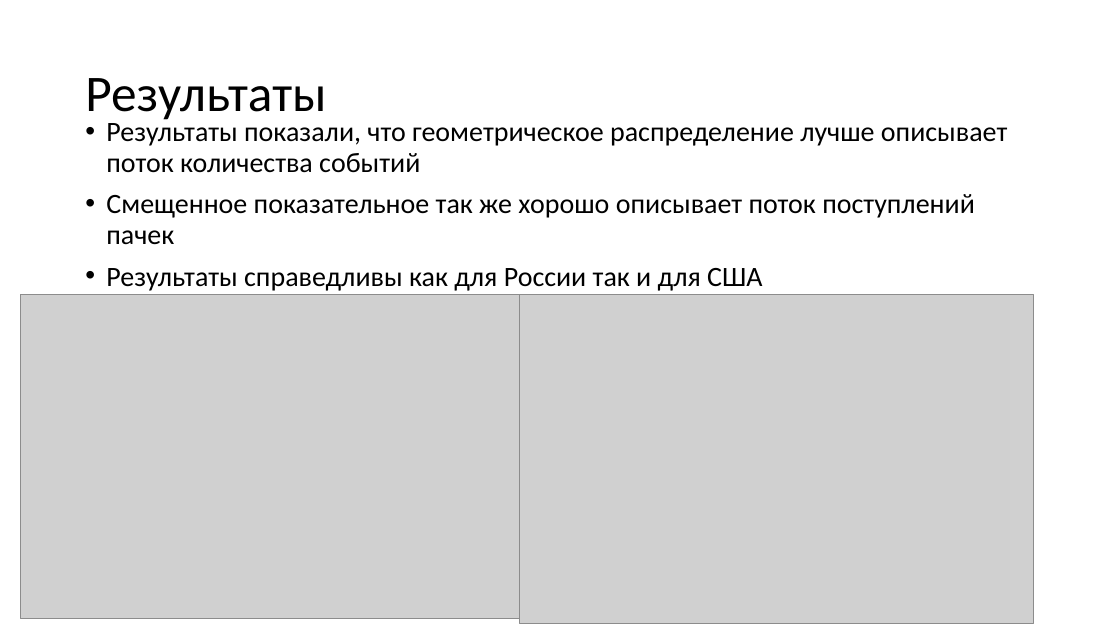
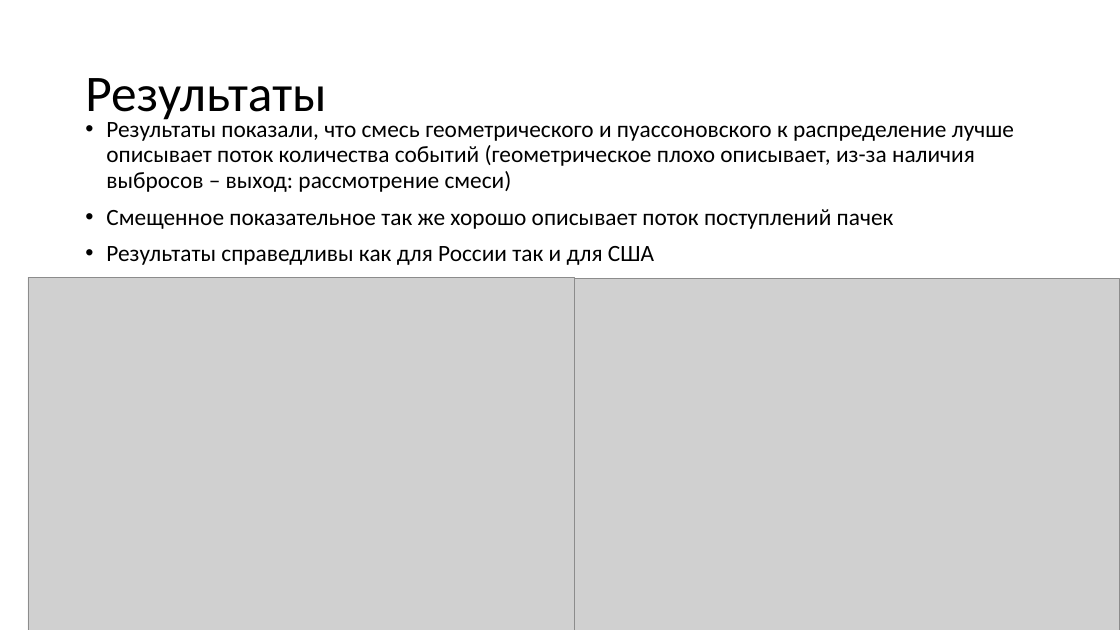
Before and after one commit to AlexeyKumin/SW_Global_Terrorism, a slide deck: slide 6 of Scientific_work_Kumin.pptx. Drawn at 1120x630 pixels with LibreOffice and Linux fonts; fonts in the diff are those of the drawing; grey boxes stand for pictures. Boxes give left, top, right and bottom in pixels: in the first picture for what was removed or moved away, otherwise in the second. Text is boxed around its words. In the diff, an @@ line names an element or a change of style, - is before the commit and + after.

```diff
--- a/Scientific_work_Kumin.pptx
+++ b/Scientific_work_Kumin.pptx
@@ text at box(106, 118, 1014, 192): text changed; size 24 to 20 pt @@
-• Результаты показали, что геометрическое распределение лучше описывает поток количества событий
+• Результаты показали, что смесь геометрического и пуассоновского к распределение лучше описывает поток количества событий (геометрическое плохо описывает, из-за наличия выбросов – выход: рассмотрение смеси)
@@ text at box(106, 209, 894, 265): size 24 to 20 pt in "Смещенное показательное так же хорошо описывает поток ...", "Результаты справедливы как для России так и ..." @@
@@ picture: place and size @@
-picture at box(21, 295, 527, 619)
+picture at box(28, 277, 575, 630)
@@ picture: place and size @@
-picture at box(519, 295, 1033, 624)
+picture at box(575, 278, 1120, 630)
```
Also in this commit, not shown: 5 other slides changed, 1 slide added, 1 slide removed, 3 other files.
